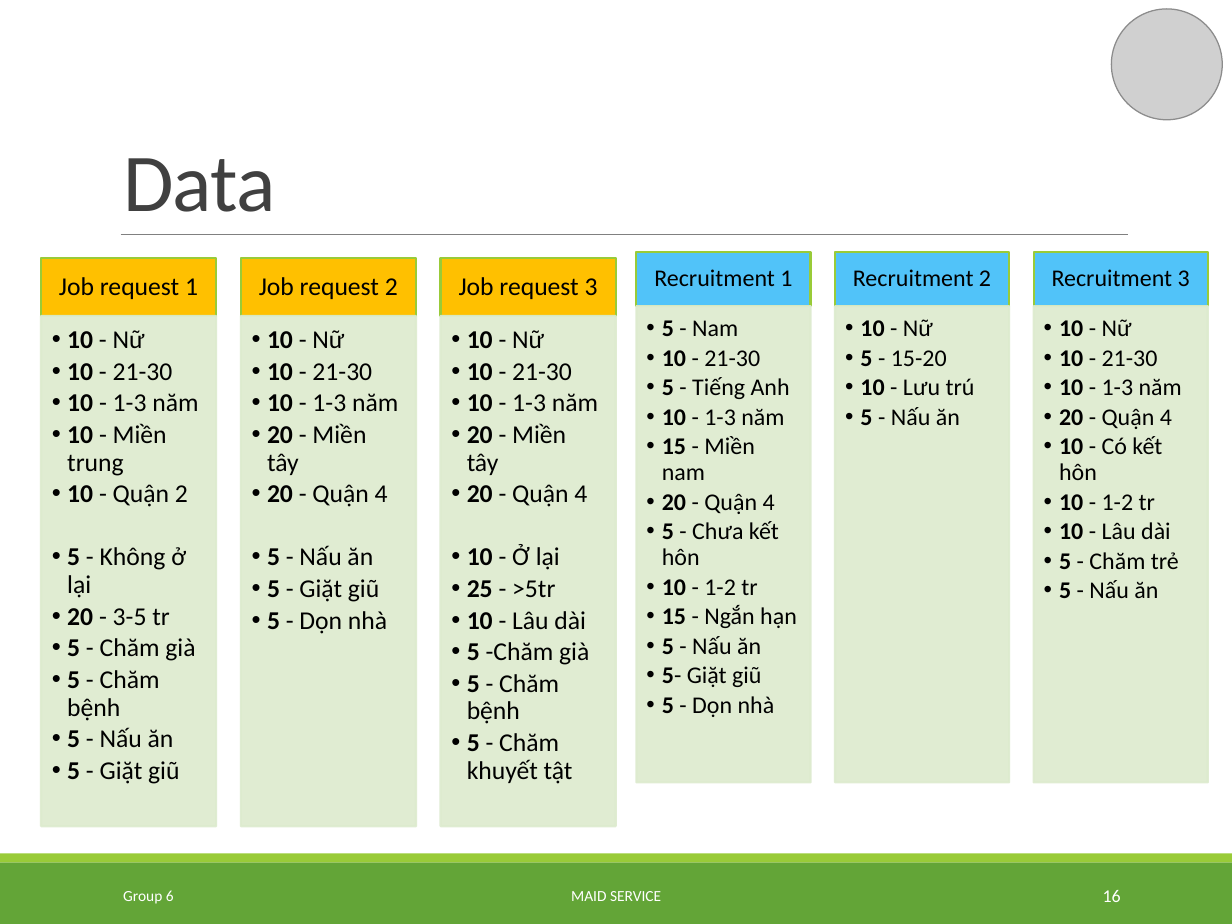
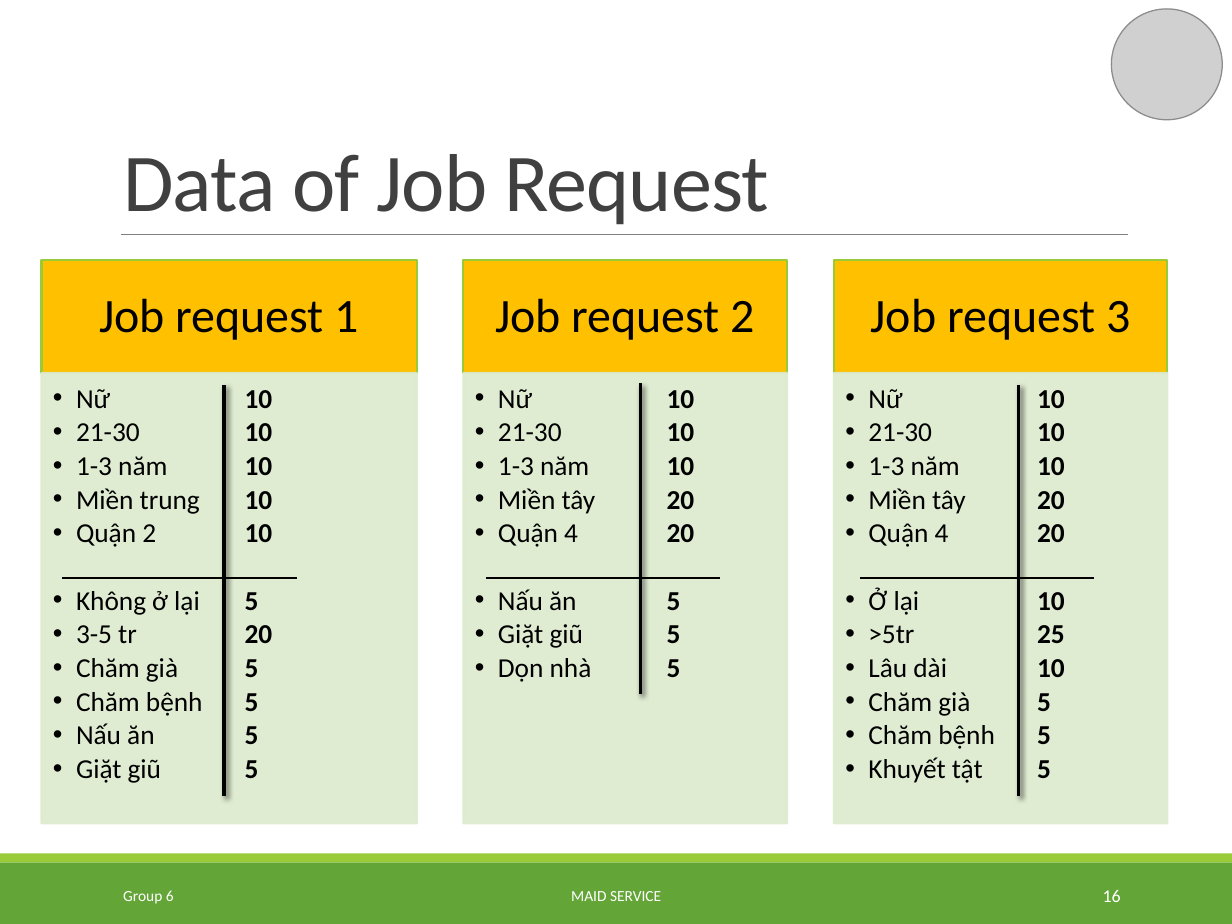
Before and after one commit to TuanBT/ms-website, a slide deck: slide 16 of Presentation/MS_Slide.pptx. Drawn at 1232x924 pixels with LibreOffice and Linux fonts; fonts in the diff are those of the drawing; grey boxes stand for pictures. Boxes give left, top, right and bottom in pixels: in the first picture for what was removed or moved away, otherwise in the second. Text is boxed around its words. In the diff, an @@ line names an element or a change of style, - is before the commit and + after.

```diff
--- a/Presentation/MS_Slide.pptx
+++ b/Presentation/MS_Slide.pptx
@@ title at bbox=[123, 154, 769, 225]: text changed @@
-Data
+Data of Job Request
@@ rectangle removed at bbox=[41, 257, 216, 315] @@
@@ rectangle: place and size @@
-rectangle at bbox=[240, 257, 415, 315]
+rectangle at bbox=[42, 260, 418, 372]
@@ text "Job request 2": place and size @@
-text "Job request 2" at bbox=[259, 277, 398, 299]
+text "Job request 2" at bbox=[495, 298, 755, 340]
@@ rectangle: place and size @@
-rectangle at bbox=[441, 257, 616, 315]
+rectangle at bbox=[463, 260, 787, 372]
@@ size 15 to 28 pt; more space between paragraphs in 3 elements at bbox=[99, 298, 359, 340], bbox=[495, 298, 755, 340], bbox=[871, 298, 1130, 340] @@
@@ text "Job request 3": place and size @@
-text "Job request 3" at bbox=[459, 277, 598, 299]
+text "Job request 3" at bbox=[871, 298, 1130, 340]
@@ rectangle added at bbox=[834, 260, 1168, 372], fill #FFC000, outline #99CB38 1.25 pt @@
@@ rectangle removed at bbox=[41, 315, 216, 825] @@
@@ group removed at bbox=[637, 251, 1207, 782]: 6 texts, 5 rectangles @@
-Recruitment 1
-  •• 5 - Nam
-  •• 10 - 21-30
-  •• 5 - Tiếng Anh
-  •• 10 - 1-3 năm
-  •• 15 - Miền nam
-  •• 20 - Quận 4
-  •• 5 - Chưa kết hôn
-  •• 10 - 1-2 tr
-  •• 15 - Ngắn hạn
-  •• 5 - Nấu ăn
-  •• 5- Giặt giũ
-  •• 5 - Dọn nhà
-Recruitment 2
-  •• 10 - Nữ
-  •• 5 - 15-20
-  •• 10 - Lưu trú
-  •• 5 - Nấu ăn
-Recruitment 3
-  •• 10 - Nữ
-  •• 10 - 21-30
-  •• 10 - 1-3 năm
-  •• 20 - Quận 4
-  •• 10 - Có kết hôn
-  •• 10 - 1-2 tr
-  •• 10 - Lâu dài
-  •• 5 - Chăm trẻ
-  •• 5 - Nấu ăn
@@ rectangle: place and size @@
-rectangle at bbox=[240, 315, 415, 825]
+rectangle at bbox=[42, 373, 418, 824]
@@ text at bbox=[76, 389, 695, 778]: text changed; size 15 to 16 pt @@
-  •• 10 - Nữ
-  •• 10 - 21-30
-  •• 10 - 1-3 năm
-  •• 10 - Miền trung
-  •• 10 - Quận 2
-  •• 5 - Không ở lại
-  •• 20 - 3-5 tr
-  •• 5 - Chăm già
-  •• 5 - Chăm bệnh
-  •• 5 - Nấu ăn
-  •• 5 - Giặt giũ
+  •• Nữ 10
+  •• 21-30 10
+  •• 1-3 năm 10
+  •• Miền trung 10
+  •• Quận 2 10
+  •• Không ở lại 5
+  •• 3-5 tr 20
+  •• Chăm già 5
+  •• Chăm bệnh 5
+  •• Nấu ăn 5
+  •• Giặt giũ 5
@@ text at bbox=[76, 389, 695, 783]: text changed; size 15 to 16 pt @@
-  •• 10 - Nữ
-  •• 10 - 21-30
-  •• 10 - 1-3 năm
-  •• 20 - Miền tây
-  •• 20 - Quận 4
-  •• 5 - Nấu ăn
-  •• 5 - Giặt giũ
-  •• 5 - Dọn nhà
+  •• Nữ 10
+  •• 21-30 10
+  •• 1-3 năm 10
+  •• Miền tây 20
+  •• Quận 4 20
+  •• Nấu ăn 5
+  •• Giặt giũ 5
+  •• Dọn nhà 5
@@ line added from (224, 386) to (224, 796), #000000 2 pt @@
@@ rectangle: place and size @@
-rectangle at bbox=[441, 315, 616, 825]
+rectangle at bbox=[463, 373, 787, 824]
@@ line added from (641, 383) to (641, 694), #000000 2 pt @@
@@ rectangle: place and size @@
-rectangle at bbox=[835, 306, 1009, 782]
+rectangle at bbox=[834, 373, 1168, 824]
@@ text at bbox=[868, 389, 1065, 783]: text changed; size 15 to 16 pt @@
-  •• 10 - Nữ
-  •• 10 - 21-30
-  •• 10 - 1-3 năm
-  •• 20 - Miền tây
-  •• 20 - Quận 4
-  •• 10 - Ở lại
-  •• 25 - >5tr
-  •• 10 - Lâu dài
-  •• 5 -Chăm già
-  •• 5 - Chăm bệnh
-  •• 5 - Chăm khuyết tật
+  •• Nữ 10
+  •• 21-30 10
+  •• 1-3 năm 10
+  •• Miền tây 20
+  •• Quận 4 20
+  •• Ở lại 10
+  •• >5tr 25
+  •• Lâu dài 10
+  •• Chăm già 5
+  •• Chăm bệnh 5
+  •• Khuyết tật 5
@@ line added from (1019, 386) to (1019, 796), #000000 2 pt @@
@@ line added from (63, 578) to (297, 578), #000000 1 pt @@
@@ line added from (485, 578) to (719, 578), #000000 1 pt @@
@@ line added from (860, 578) to (1094, 578), #000000 1 pt @@
```
Also in this commit, not shown: 11 other slides changed, 2 slides added.
